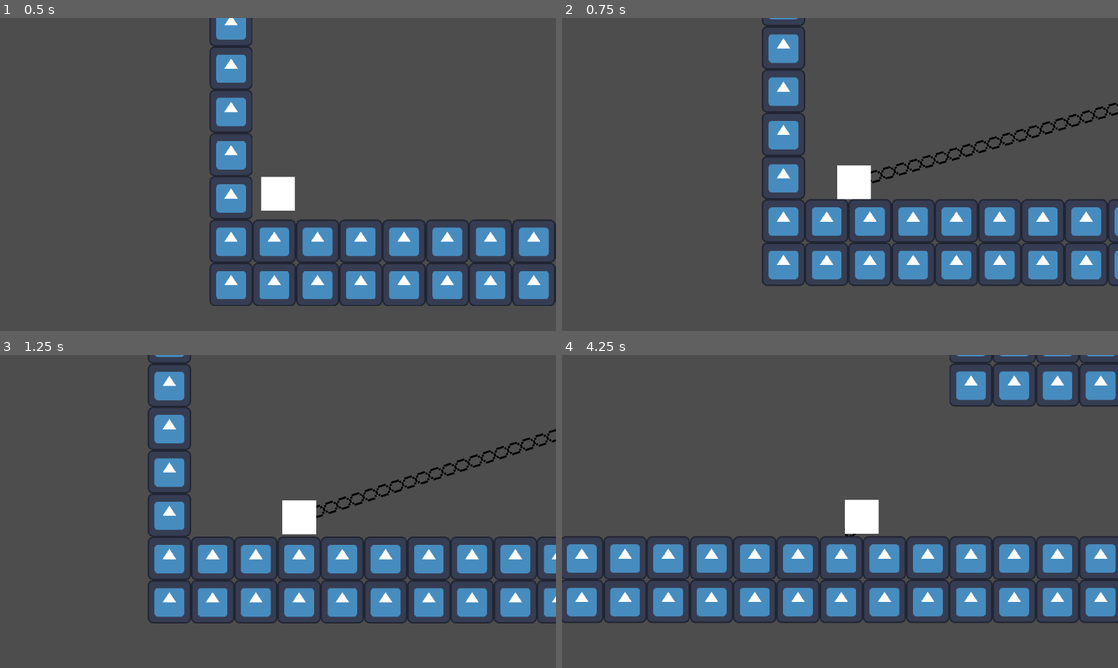
Above: before the commit, frames 1-4 (two rows, left to right).
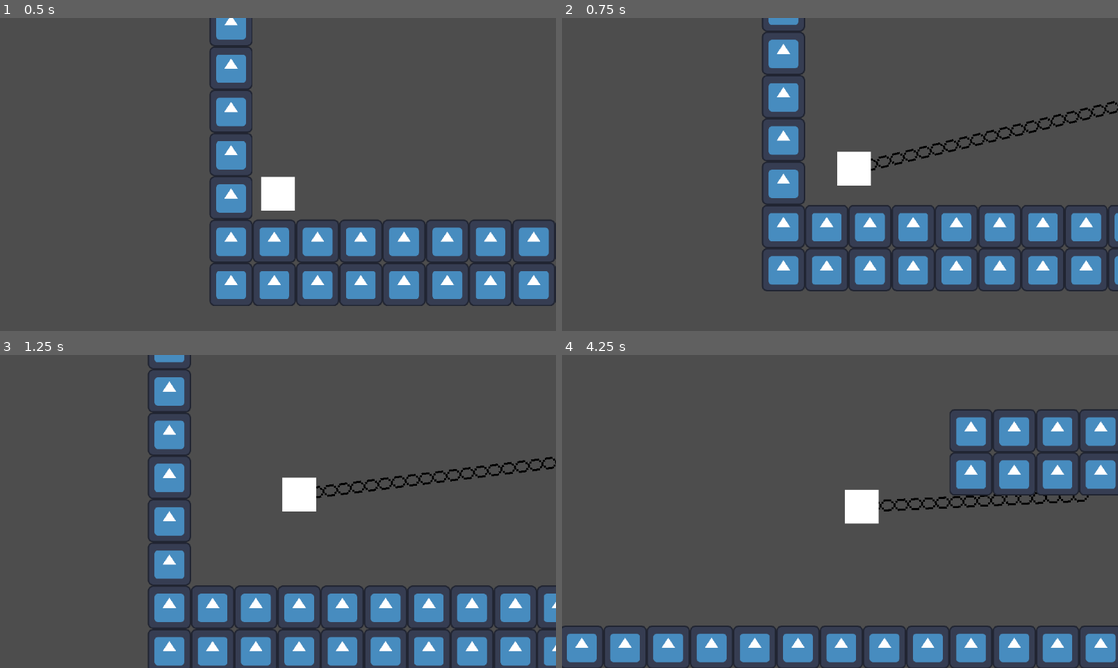
Above: after the commit, the same moments.

Repository: LitheFulminare/Operation-Venulysian
Game: Godot game, scene res://Game scenes/Prototyping.tscn
Same seed, same stepped clock (60 frames per second), same inputs: the game is played once before the commit and once after it. The engine's default icon, where the game draws it, is replaced by a stand-in: a white triangle on a blue panel in a dark square.
Inputs (mouse positions are in pixels of both pictures, inside the frame that each line leads up to):
- Up to frame 1 (0.5 s): no input
- Up to frame 2 (0.75 s): move the mouse to (962, 158) at 0.52 s; hold D (Right) from 0.53 s (still down); tap F (Grappling Hook) at 0.6 s
- Up to frame 3 (1.25 s): keep holding D (Right); tap W (Up) at 0.77 s
- Up to frame 4 (4.25 s): move the mouse to (728, 527) at 1.27 s; tap Shift (Dash) at 1.35 s; tap W (Up) at 1.52, 3.02, 3.77 s; tap F (Grappling Hook) at 1.55, 2.1, 3.05, 3.6 s; move the mouse to (895, 442) at 2.02 s; release D (Right) at 2.03 s; hold A (Left) 2.03-2.78 s; move the mouse to (812, 574) at 2.77 s; hold D (Right) from 2.78 s (still down); click (812, 574) at 2.85 s; move the mouse to (1006, 558) at 3.52 s

Frame 1 is identical in both runs. In frame 2, 10% of the frame differs, in the area x 36-100%, y 0-88%; in frame 3, 19%; in frame 4, 33%, in the area x 0-100%, y 0-100%.

Commit message:
move player to grappling point

Diff:
--- a/Operation Venulysian/Player/grappling_hook_controller.gd
+++ b/Operation Venulysian/Player/grappling_hook_controller.gd
@@ -10,6 +10,7 @@
 
 @export_group("Parameters")
 @export var player_speed: float = 500
+#@export var grappling_speed: float = 50
 
 var current_grappling_point: GrapplingPoint
 var raycast_collision_point: Vector2
@@ -43,12 +44,13 @@
 	line2d.set_point_position(0, raycast_collision_point  - player.global_position)
 	line2d.set_point_position(1, Vector2.ZERO)
 
-	#var direction: Vector2 = raycast.get_collision_point() - player.global_position
-	#player.velocity += direction
-
 func update_grappling_hook() -> void:
 	line2d.set_point_position(0, raycast_collision_point - player.global_position)
 	line2d.set_point_position(1, Vector2.ZERO)
+
+	var direction = raycast_collision_point - player.global_position
+	direction = direction.normalized()
+	player.velocity = direction * 2000
 
 #region Old grappling hook logic
 
